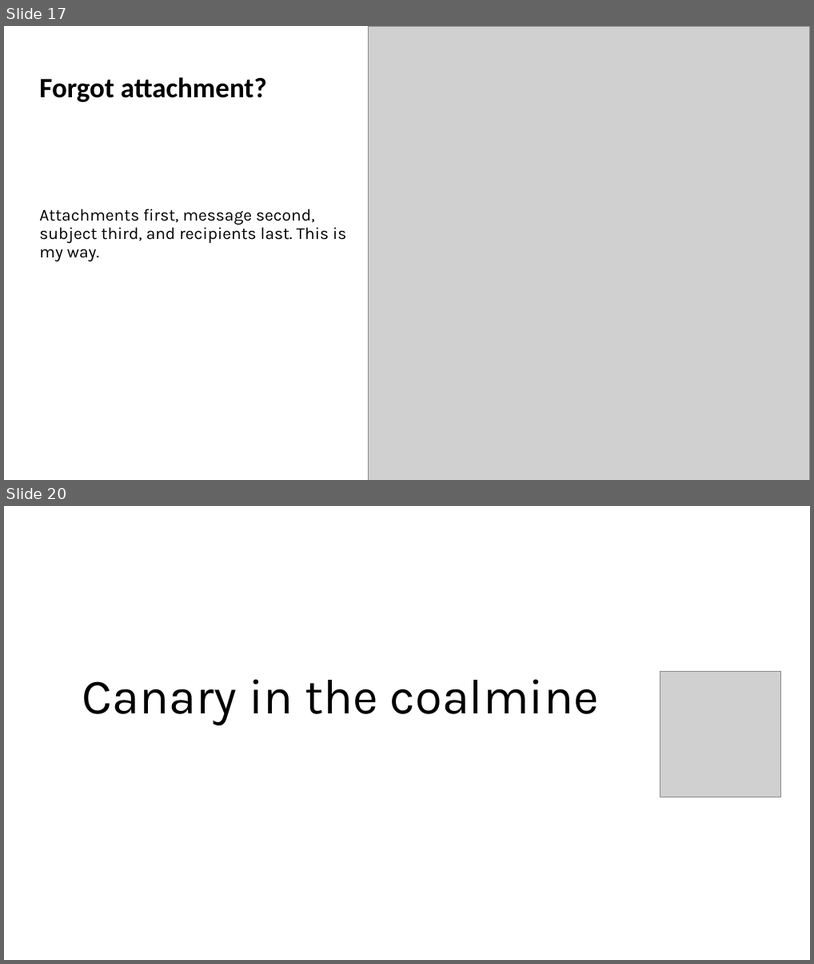
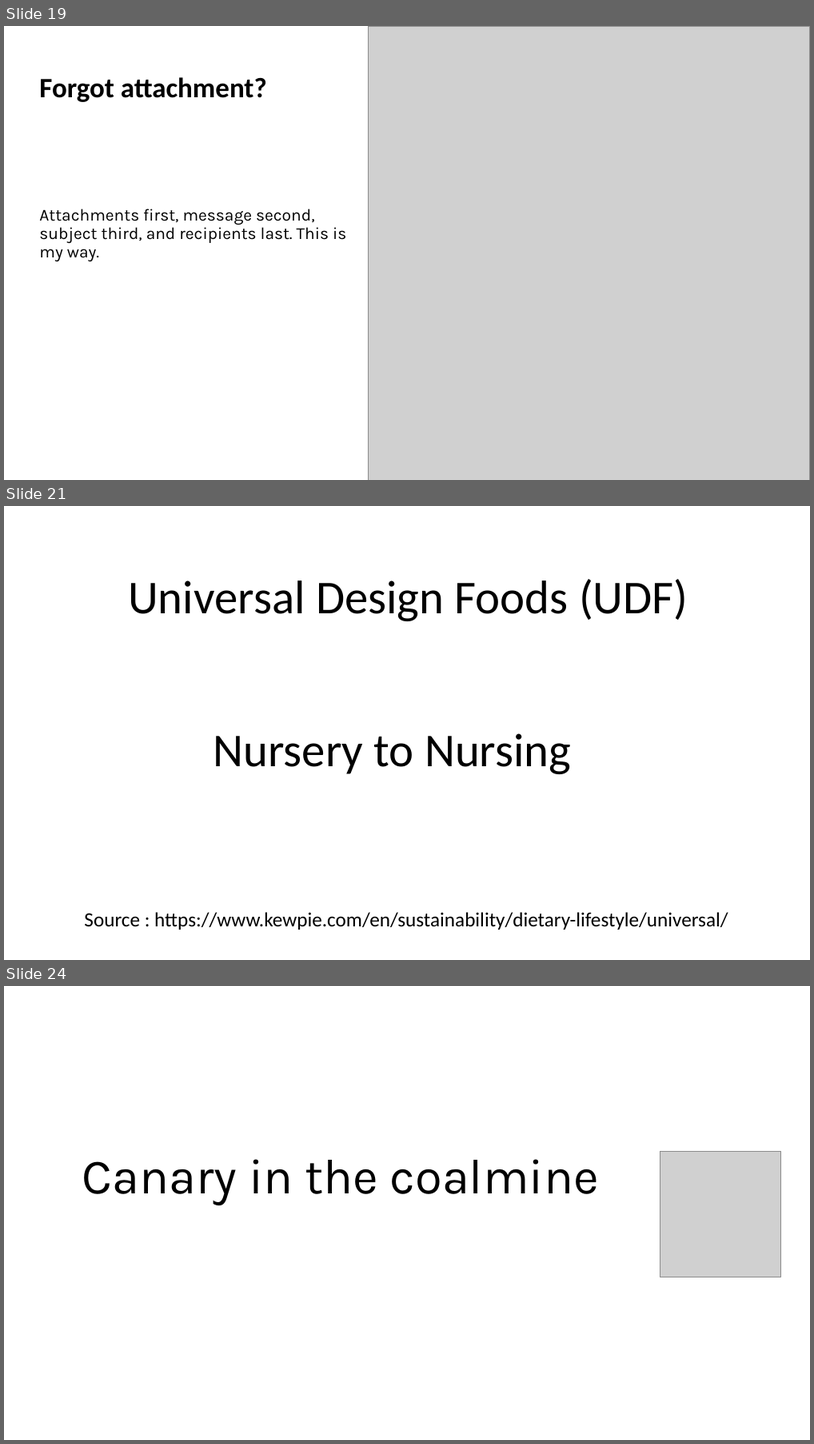
Before and after one commit to vaishnavitv/Assets-and-Publications, a slide deck: Speaking-Engagements/2024/Vancouver.dev/Presentation/ND-Product-Design.pptx. Shown one above the other, each under a label of ours: slides 17 and 20 before the commit, slides 19, 21 and 24 after it; the slides between them are not shown. The pictures are 814x964 and 814x1444 pixels, drawn with LibreOffice and Linux fonts; fonts in the diff are those of the drawing; grey boxes stand for pictures. Boxes give left, top, right and bottom in pixels: in the first picture for what was removed or moved away, otherwise in the second. Text is boxed around its words. In the diff, an @@ line names an element or a change of style, - is before the commit and + after.

```diff
--- a/Speaking-Engagements/2024/Vancouver.dev/Presentation/ND-Product-Design.pptx
+++ b/Speaking-Engagements/2024/Vancouver.dev/Presentation/ND-Product-Design.pptx
@@ slide 21 added at [4,506,810,960], background #FFFFFF @@
@@ title added at [128,579,689,774], 42 pt, text #000000 @@
+Universal Design Foods (UDF)
+Nursery to Nursing
@@ text added at [84,912,728,929], 18 pt, text #000000 @@
+Source : https://www.kewpie.com/en/sustainability/dietary-lifestyle/universal/
@@ what was slide 17 is now slide 19 @@
@@ what was slide 20 is now slide 24 @@
```
Also in this commit, not shown: 4 slides changed, 5 other slides added, 2 slides removed, 1 other file.
